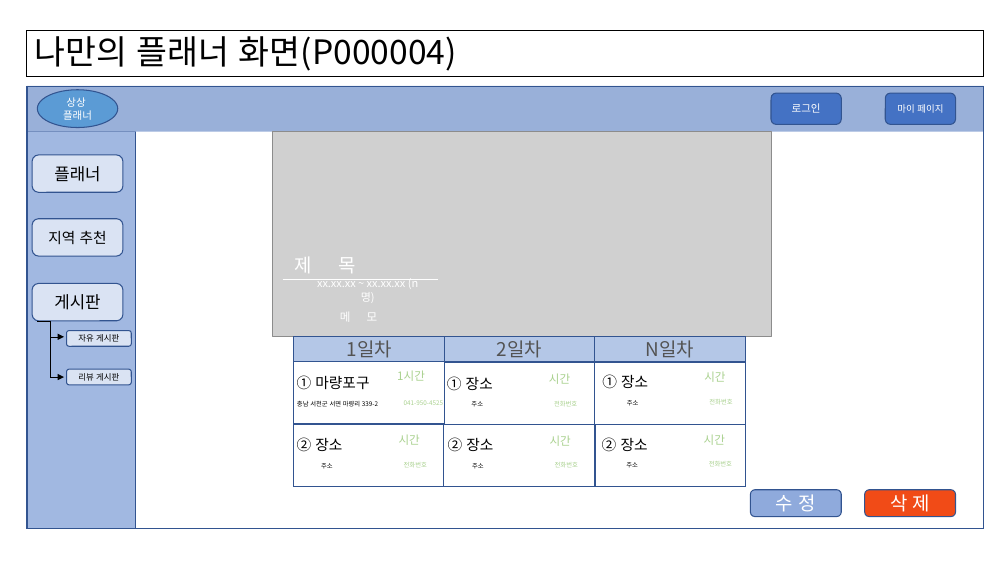
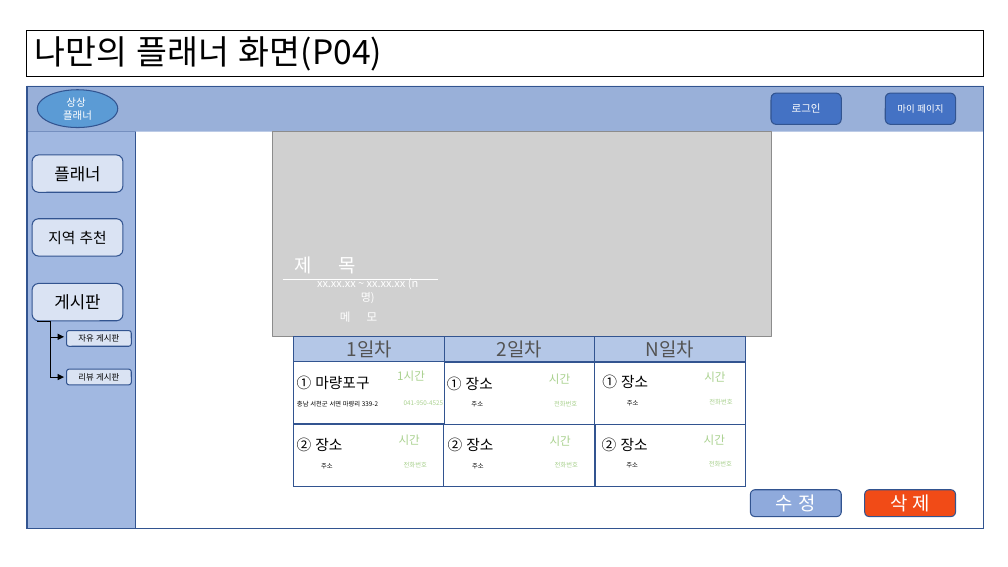
Before and after one commit to whatnameshouldido/sbsj_planner, a slide deck: slide 5 of screen/화면설계서_플래너(강준서).pptx. Drawn at 1008x567 pixels with LibreOffice and Linux fonts; fonts in the diff are those of the drawing; grey boxes stand for pictures; background and template pictures are left out. Boxes give left, top, right and bottom in pixels: in the first picture for what was removed or moved away, otherwise in the second. Text is boxed around its words. In the diff, an @@ line names an element or a change of style, - is before the commit and + after.

```diff
--- a/screen/화면설계서_플래너(강준서).pptx
+++ b/screen/화면설계서_플래너(강준서).pptx
@@ title at (x1=35, y1=30, x2=382, y2=71): text changed @@
-나만의 플래너 화면(P000004)
+나만의 플래너 화면(P04)
```
Also in this commit, not shown: 4 other slides changed, 8 other files.
